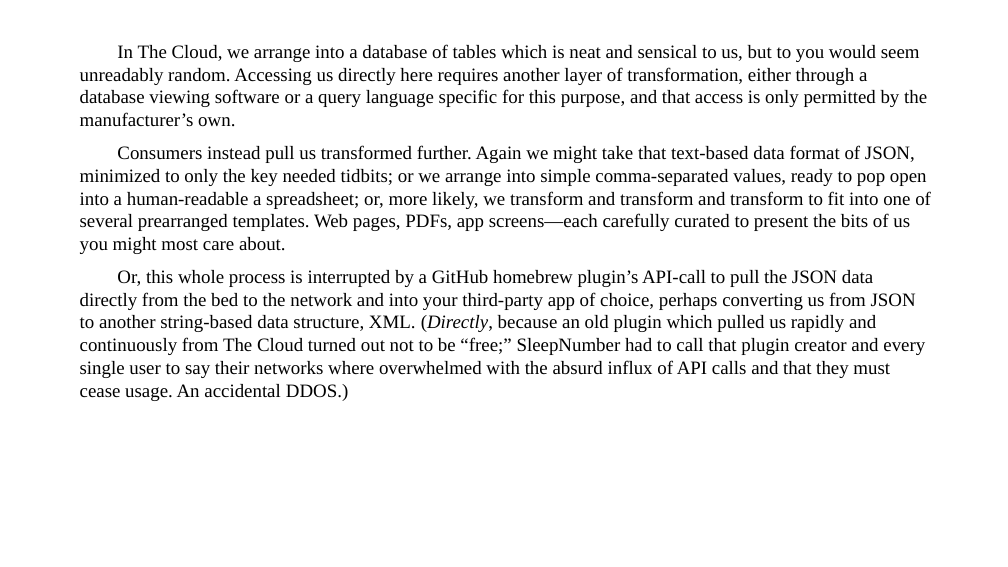
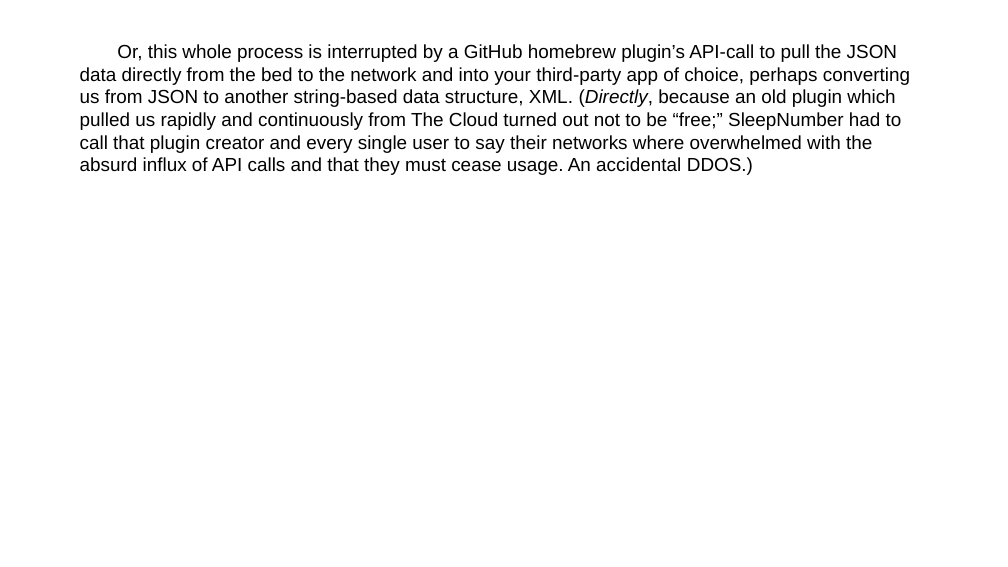
Before and after one commit to talosgl/manuscript2slides, a slide deck: slide 30 of src/manuscript2slides/resources/sample_slides_output.pptx (slide 11 before the commit). Drawn at 1008x567 pixels with LibreOffice and Linux fonts; fonts in the diff are those of the drawing. Boxes give left, top, right and bottom in pixels: in the first picture for what was removed or moved away, otherwise in the second. Text is boxed around its words. In the diff, an @@ line names an element or a change of style, - is before the commit and + after.

```diff
--- a/src/manuscript2slides/resources/sample_slides_output.pptx
+++ b/src/manuscript2slides/resources/sample_slides_output.pptx
@@ text "Or, this whole process is ..." at (80,44,910,175): font Times New Roman to Arial @@
@@ text at (80,44,931,254): paragraphs removed @@
-In The Cloud, we arrange into a database of tables which is neat and sensical to us, but to you would seem unreadably random. Accessing us directly here requires another layer of transformation, either through a database viewing software or a query language specific for this purpose, and that access is only permitted by the manufacturer’s own.
-Consumers instead pull us transformed further. Again we might take that text-based data format of JSON, minimized to only the key needed tidbits; or we arrange into simple comma-separated values, ready to pop open into a human-readable a spreadsheet; or, more likely, we transform and transform and transform to fit into one of several prearranged templates. Web pages, PDFs, app screens—each carefully curated to present the bits of us you might most care about.
```
Also in this commit, not shown: 22 other slides changed, 56 slides added.
